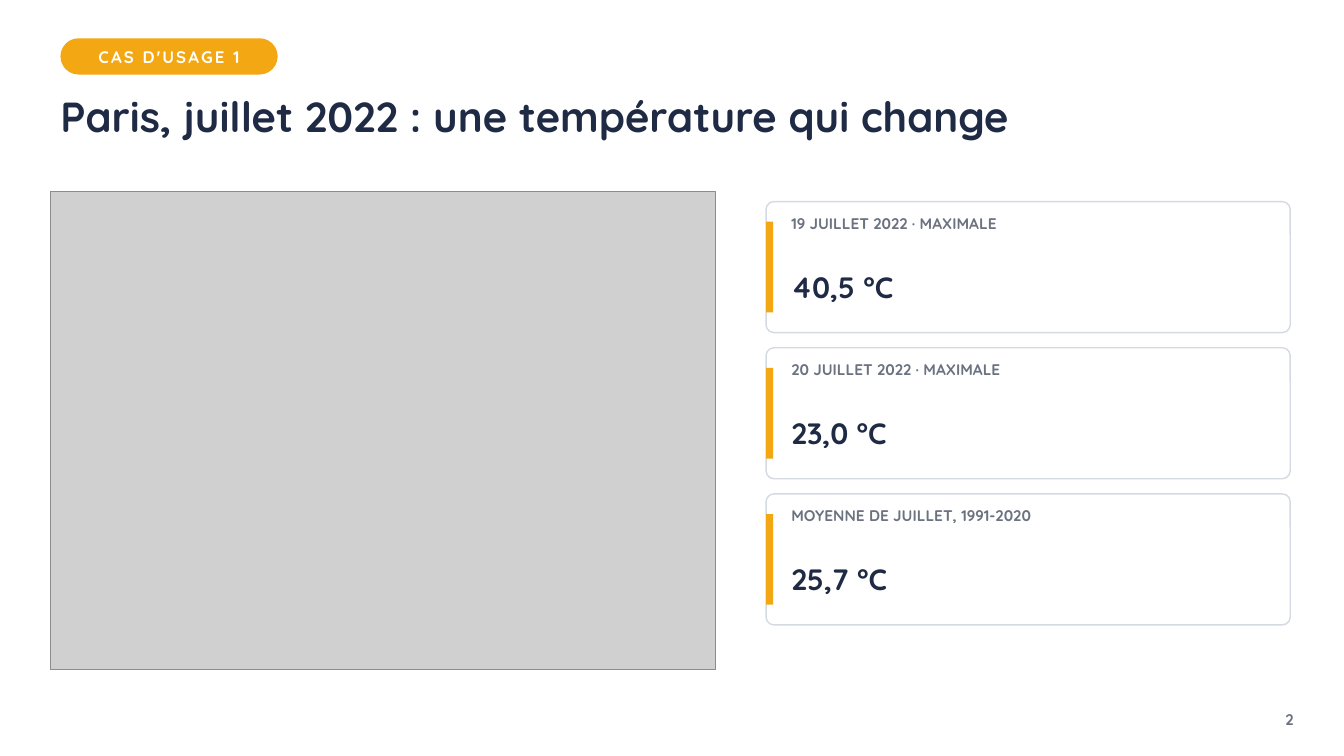
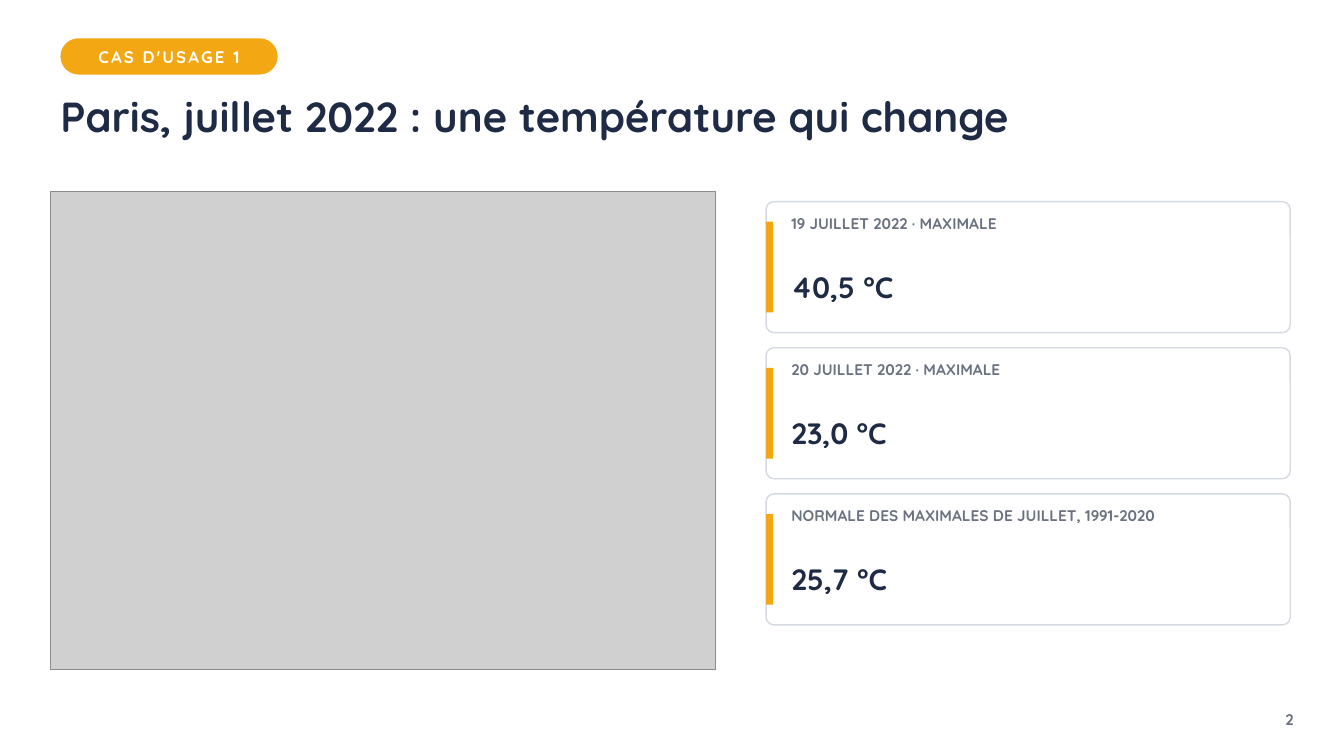
Before and after one commit to VinceIXIV/SVT-cour, a slide deck: slide 2 of cours/4e/S07-meteo-et-climat-quelle-difference/4e-S07-diaporama.pptx. Drawn at 1344x756 pixels with LibreOffice and Linux fonts; fonts in the diff are those of the drawing; grey boxes stand for pictures. Boxes give left, top, right and bottom in pixels: in the first picture for what was removed or moved away, otherwise in the second. Text is boxed around its words. In the diff, an @@ line names an element or a change of style, - is before the commit and + after.

```diff
--- a/cours/4e/S07-meteo-et-climat-quelle-difference/4e-S07-diaporama.pptx
+++ b/cours/4e/S07-meteo-et-climat-quelle-difference/4e-S07-diaporama.pptx
@@ text at bbox=[791, 510, 1155, 523]: text changed @@
-MOYENNE DE JUILLET, 1991-2020
+NORMALE DES MAXIMALES DE JUILLET, 1991-2020
```
Also in this commit, not shown: 2 other slides changed, 41 other files.
